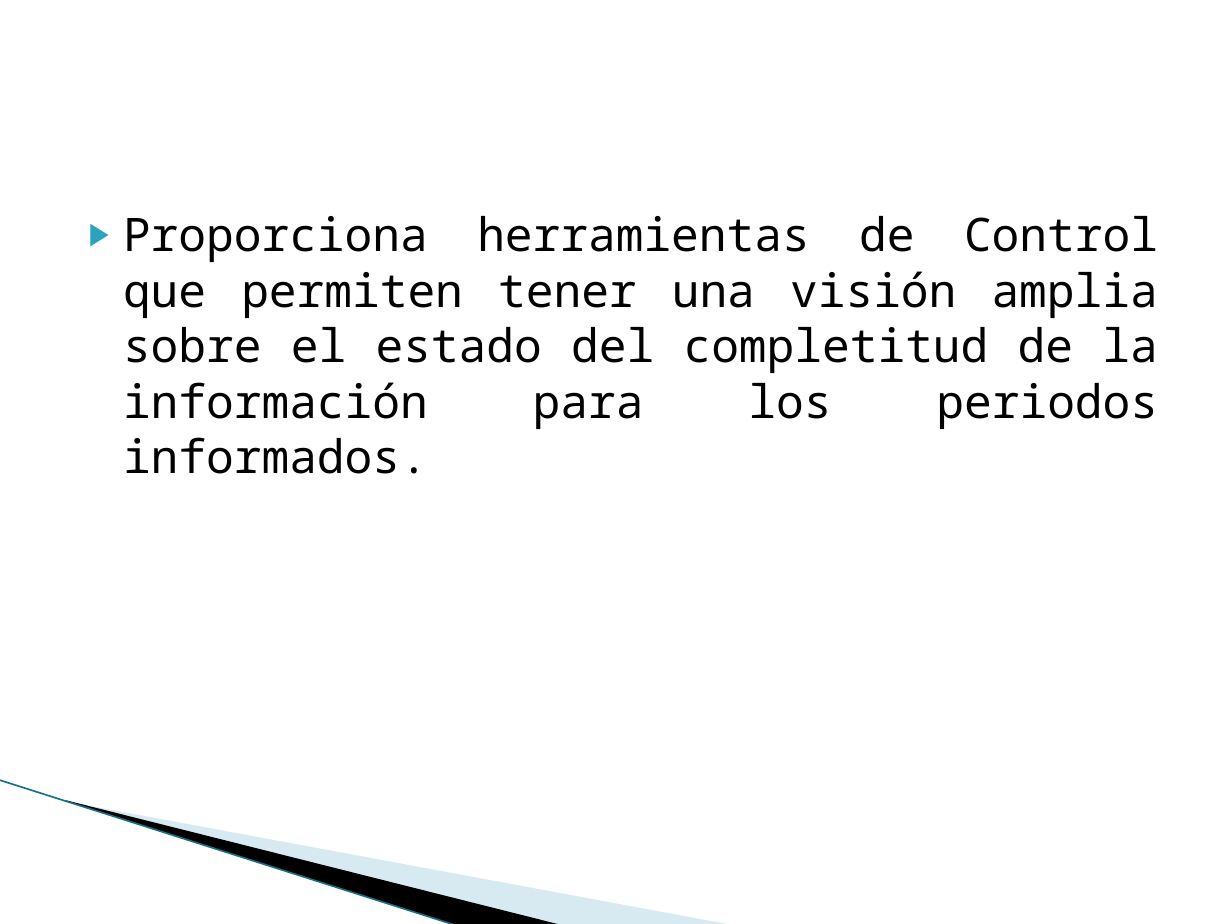
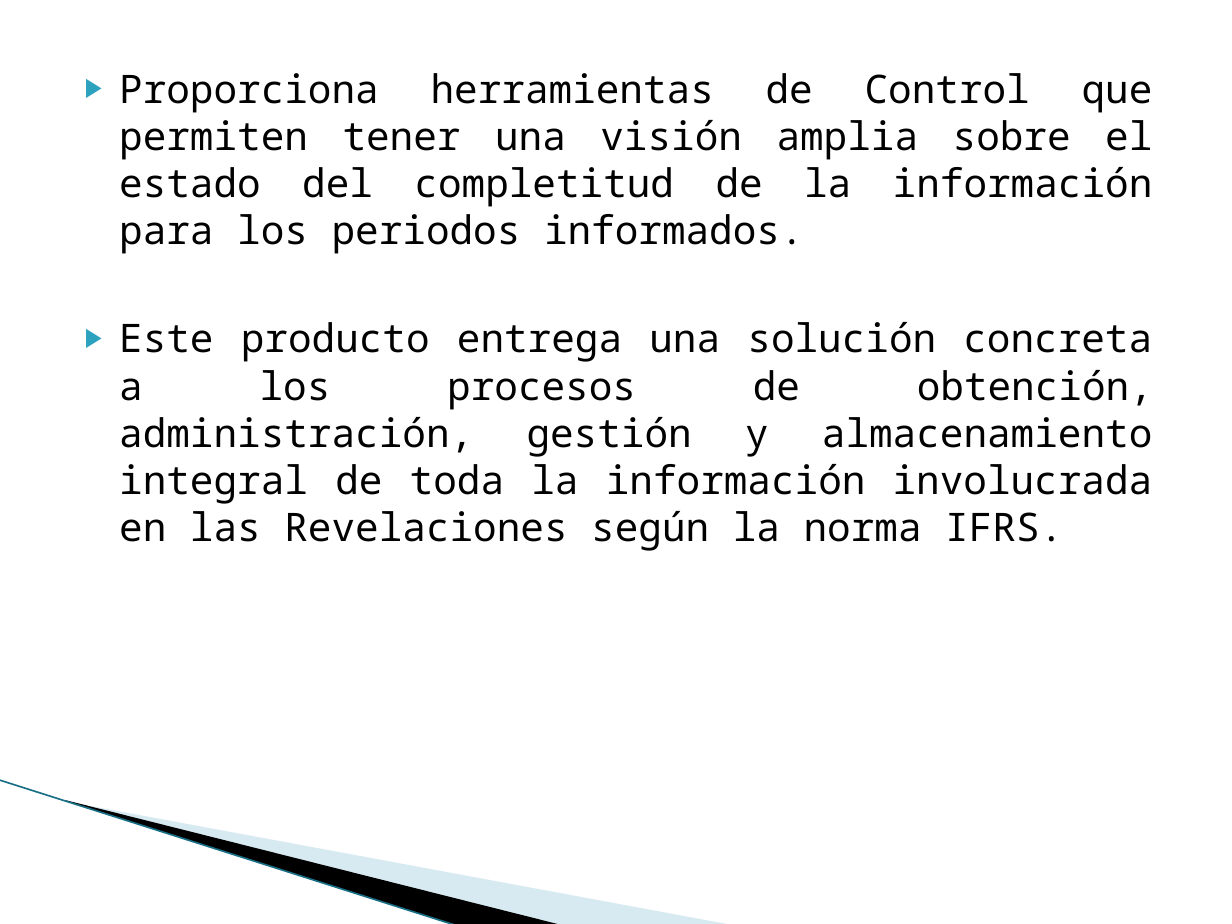
Before and after one commit to vicky1404/rev-ii, a slide deck: slide 5 of docs/comercial/brochure.pptx. Drawn at 1232x924 pixels with LibreOffice and Linux fonts; fonts in the diff are those of the drawing; background and template pictures are left out. Boxes give left, top, right and bottom in pixels: in the first picture for what was removed or moved away, otherwise in the second. Text is boxed around its words. In the diff, an @@ line names an element or a change of style, - is before the commit and + after.

```diff
--- a/docs/comercial/brochure.pptx
+++ b/docs/comercial/brochure.pptx
@@ text "Proporciona herramientas de Control que ...": place and size @@
-text "Proporciona herramientas de Control que ..." at bbox=[123, 216, 1158, 474]
+text "Proporciona herramientas de Control que ..." at bbox=[119, 73, 1153, 551]
@@ text at bbox=[119, 73, 1153, 254]: size 27 to 23 pt in "Proporciona herramientas de Control que permiten tener ..." @@
@@ text at bbox=[119, 322, 1153, 551]: paragraph added @@
+▶ Este producto entrega una solución concreta a los procesos de obtención, administración, gestión y almacenamiento integral de toda la información involucrada en las Revelaciones según la norma IFRS.
```
Also in this commit, not shown: 3 other slides changed.
